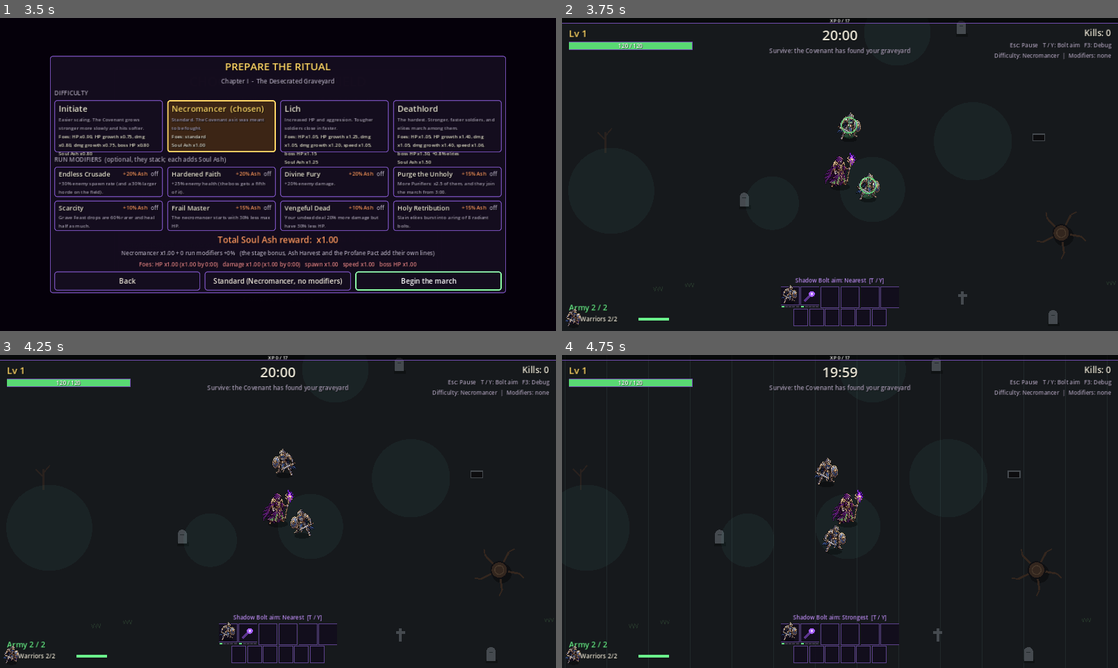
Above: before the commit, frames 1-4 (two rows, left to right).
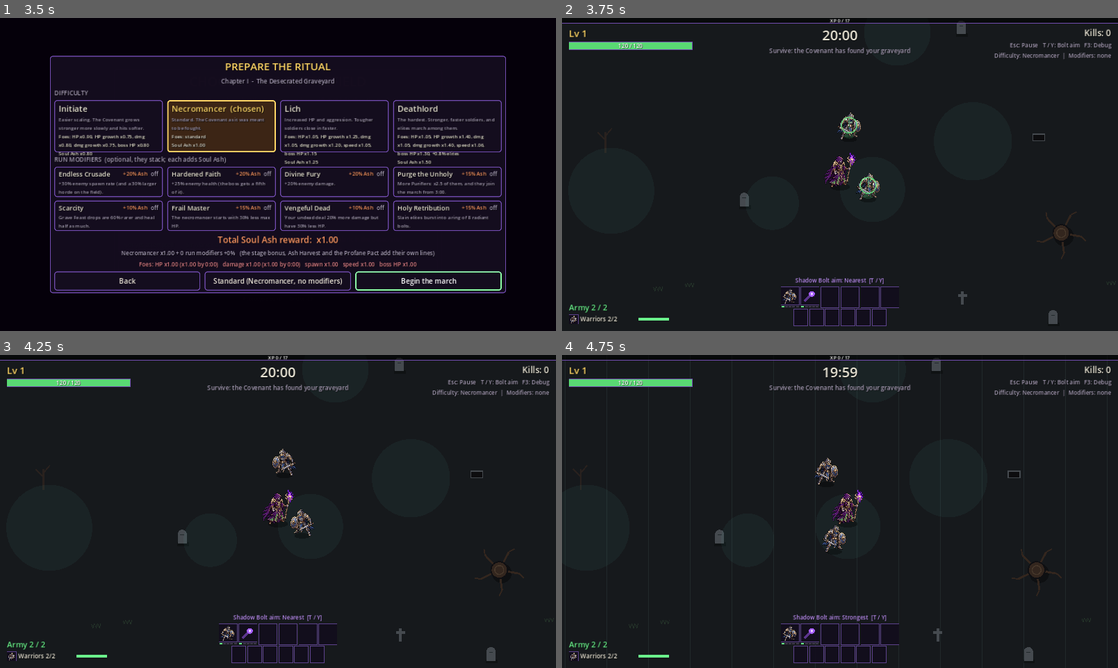
Above: after the commit, the same moments.

Repository: Smoketsu/Vampire-Survivors-Clone-Lol
Game: Godot game, scene res://scenes/main.tscn
The game is run twice, just before and just after one commit, with the same random seed, the same clock (stepped at 60 frames per second) and the same inputs.
Inputs (mouse positions are in pixels of both pictures, inside the frame that each line leads up to):
- Up to frame 1 (3.5 s): click "Play - Choose a battlefield" at 0.5 s; click "Play - Choose a battlefield" at 1.25 s; click "The Ossuary - Soul Ash upgrad…" at 2 s; click (194, 180) at 2.75 s
- Up to frame 2 (3.75 s): click "Begin the march" at 3.5 s
- Up to frame 3 (4.25 s): no input
- Up to frame 4 (4.75 s): tap Enter (ui_accept) at 4.25, 4.52 s; move the mouse to (962, 495) at 4.27 s; hold D (move_right) from 4.28 s (still down); hold T (toggle_aim) from 4.28 s (still down); click (962, 495) at 4.42 s

Frame 1 is identical in both runs. In frame 2, 0.2% of the frame differs, in the area x 0-43%, y 85-99%; in frame 3, 0.2%; in frame 4, 0.2%.

Commit message:
Fix sprite icons overflowing HUD/card boxes
Glyphs.draw_icon now sets SpriteBank.icon_cap so sprites drawn through the
world glyph functions fit their icon box (no drop shadow, SpriteData.ICON_FILL).
Verified with an import check and a rendered run under Xvfb.

Claude-Session: https://claude.ai/code/session_01FLPv2RqRe5qVsRWxUhur7z

Diff:
--- a/scripts/core/glyphs.gd
+++ b/scripts/core/glyphs.gd
@@ -288,6 +288,15 @@
 	ci.draw_rect(rect, Color(0.4, 0.28, 0.6, 0.9), false, 1.5)
 	var c := rect.get_center()
 	var s := minf(rect.size.x, rect.size.y) * 0.5
+	# Sprite art drawn through the world glyph functions must fit the box.
+	SpriteBank.icon_cap = s * 2.0 * SpriteData.ICON_FILL
+	_draw_icon_body(ci, kind, c, s)
+	SpriteBank.icon_cap = 0.0
+
+
+## The icon artwork for draw_icon() (split out so the sprite size cap is
+## always cleared afterwards).
+static func _draw_icon_body(ci: CanvasItem, kind: String, c: Vector2, s: float) -> void:
 	match kind:
 		"warrior", "archer", "mage", "mender":
 			draw_summon(ci, kind, c + Vector2(-s * 0.08, s * 0.08), s * 0.5, false)
--- a/scripts/core/sprite_bank.gd
+++ b/scripts/core/sprite_bank.gd
@@ -12,6 +12,11 @@
 
 ## key -> Texture2D, or null when no PNG exists for that key.
 static var _cache: Dictionary = {}
+
+## Icon mode: when > 0, sprites are drawn exactly this tall (px) with no drop
+## shadow, so HUD / card icons that reuse the world glyph functions stay inside
+## their boxes. Set and cleared by Glyphs.draw_icon(); 0 = world drawing.
+static var icon_cap: float = 0.0
 
 
 ## Returns the texture for sprite `key`, or null if there is no PNG for it.
@@ -38,14 +43,18 @@
 	var tex := texture(key)  # Art for this key, or null.
 	if tex == null:
 		return false
-	var h: float = SpriteData.HEIGHTS.get(key, SpriteData.DEFAULT_HEIGHT)  # On-screen height (px).
+	var icon := icon_cap > 0.0  # Drawing a HUD / card icon rather than a world unit.
+	var h: float = icon_cap if icon else SpriteData.HEIGHTS.get(key, SpriteData.DEFAULT_HEIGHT)  # Drawn height (px).
 	var size := Vector2(h * float(tex.get_width()) / float(tex.get_height()), h)  # Drawn size (px).
-	var centre := o + Vector2(0.0, h * SpriteData.CENTER_OFFSET)  # Sprite centre (px).
-	# Drop shadow at the feet: a flattened circle via a scaled transform.
-	var sw := h * SpriteData.SHADOW_WIDTH  # Shadow width (px).
-	ci.draw_set_transform(centre + Vector2(0.0, h * 0.46), 0.0, Vector2(1.0, SpriteData.SHADOW_SQUASH))
-	ci.draw_circle(Vector2.ZERO, sw * 0.5, Color(0.0, 0.0, 0.0, SpriteData.SHADOW_ALPHA))
-	ci.draw_set_transform(Vector2.ZERO, 0.0, Vector2.ONE)
+	if icon and size.x > icon_cap:
+		size *= icon_cap / size.x  # Wide sprites also fit the icon box.
+	var centre := o + Vector2(0.0, 0.0 if icon else h * SpriteData.CENTER_OFFSET)  # Sprite centre (px).
+	if not icon:
+		# Drop shadow at the feet: a flattened circle via a scaled transform.
+		var sw := h * SpriteData.SHADOW_WIDTH  # Shadow width (px).
+		ci.draw_set_transform(centre + Vector2(0.0, h * 0.46), 0.0, Vector2(1.0, SpriteData.SHADOW_SQUASH))
+		ci.draw_circle(Vector2.ZERO, sw * 0.5, Color(0.0, 0.0, 0.0, SpriteData.SHADOW_ALPHA))
+		ci.draw_set_transform(Vector2.ZERO, 0.0, Vector2.ONE)
 	var mod := SpriteData.FLASH_MODULATE if flash else Color.WHITE  # Hit-flash tint.
 	ci.draw_texture_rect(tex, Rect2(centre - size * 0.5, size), false, mod)
 	return true
--- a/scripts/data/sprite_data.gd
+++ b/scripts/data/sprite_data.gd
@@ -56,6 +56,10 @@
 ## brighten it towards white; dark outlines stay dark).
 const FLASH_MODULATE: Color = Color(2.6, 2.6, 2.6, 1.0)  # TUNING (not in GDD)
 
+## Fraction of an icon box's size that a sprite fills when drawn as a HUD /
+## card icon (SpriteBank.icon_cap).
+const ICON_FILL: float = 0.9  # TUNING (not in GDD)
+
 ## Drop-shadow ellipse under a sprite: width as a fraction of the sprite height.
 const SHADOW_WIDTH: float = 0.55  # TUNING (not in GDD)
 ## Drop-shadow ellipse height as a fraction of its width.
